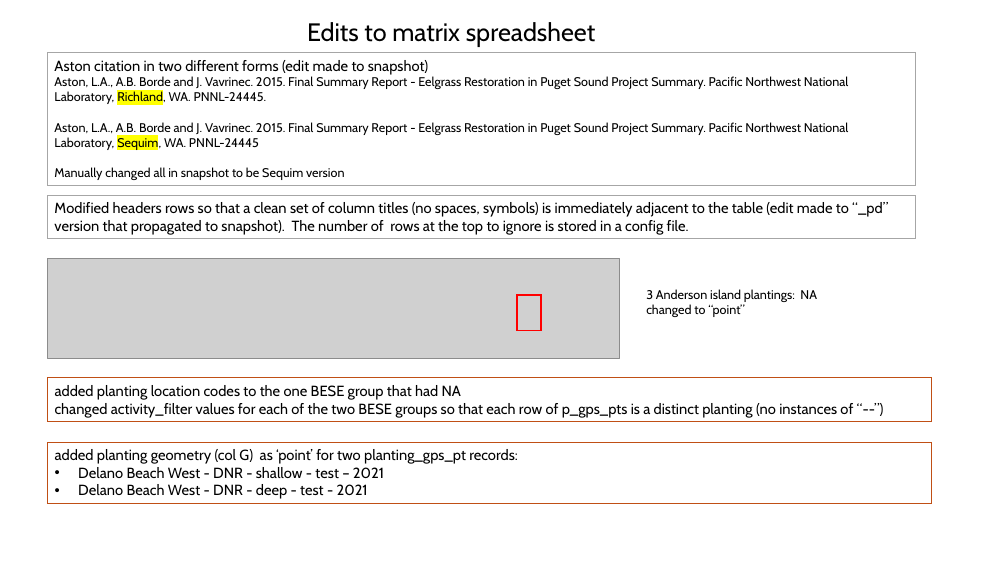
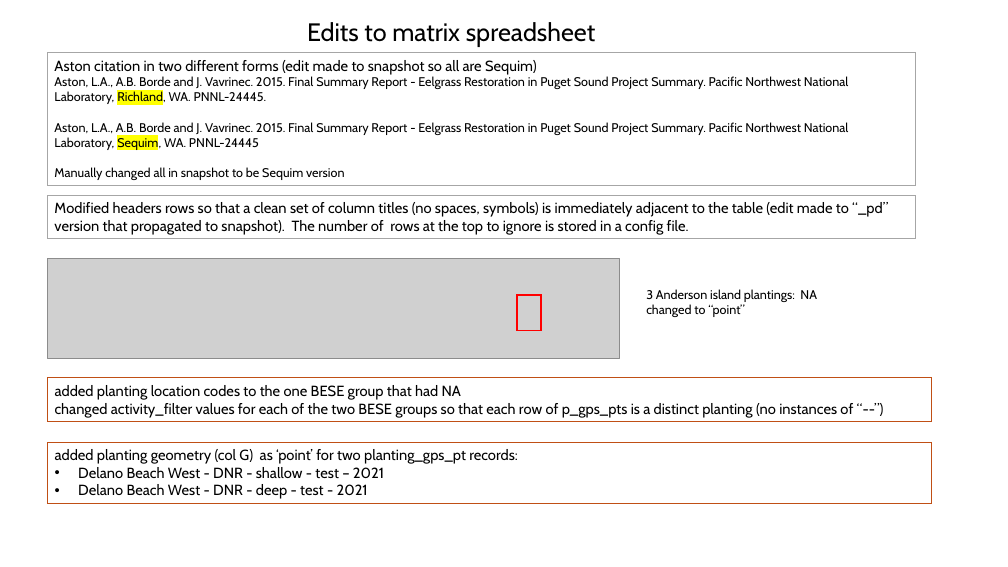
Before and after one commit to WA-Nearshore/seagrass-restoration-processing, a slide deck: slide 19 of docs/seagrass_restoration_storymap_notes.pptx (slide 21 before the commit). Drawn at 1008x567 pixels with LibreOffice and Linux fonts; fonts in the diff are those of the drawing; grey boxes stand for pictures. Boxes give left, top, right and bottom in pixels: in the first picture for what was removed or moved away, otherwise in the second. Text is boxed around its words. In the diff, an @@ line names an element or a change of style, - is before the commit and + after.

```diff
--- a/docs/seagrass_restoration_storymap_notes.pptx
+++ b/docs/seagrass_restoration_storymap_notes.pptx
@@ text in rectangle at [54,60,537,75]: text changed @@
-Aston citation in two different forms (edit made to snapshot)
+Aston citation in two different forms (edit made to snapshot so all are Sequim)
```
Also in this commit, not shown: 1 other slide changed, 4 slides added, 6 slides removed, 1 other file.
